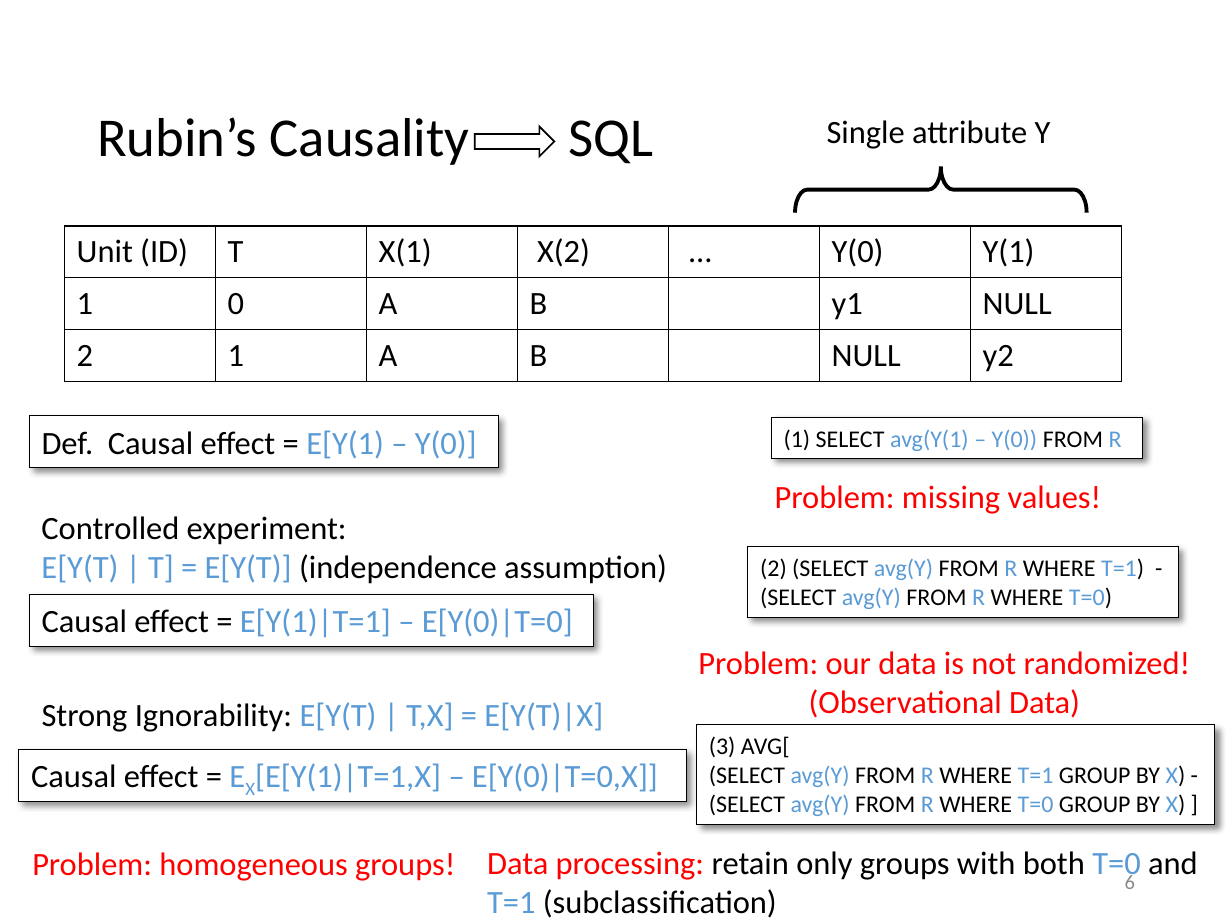
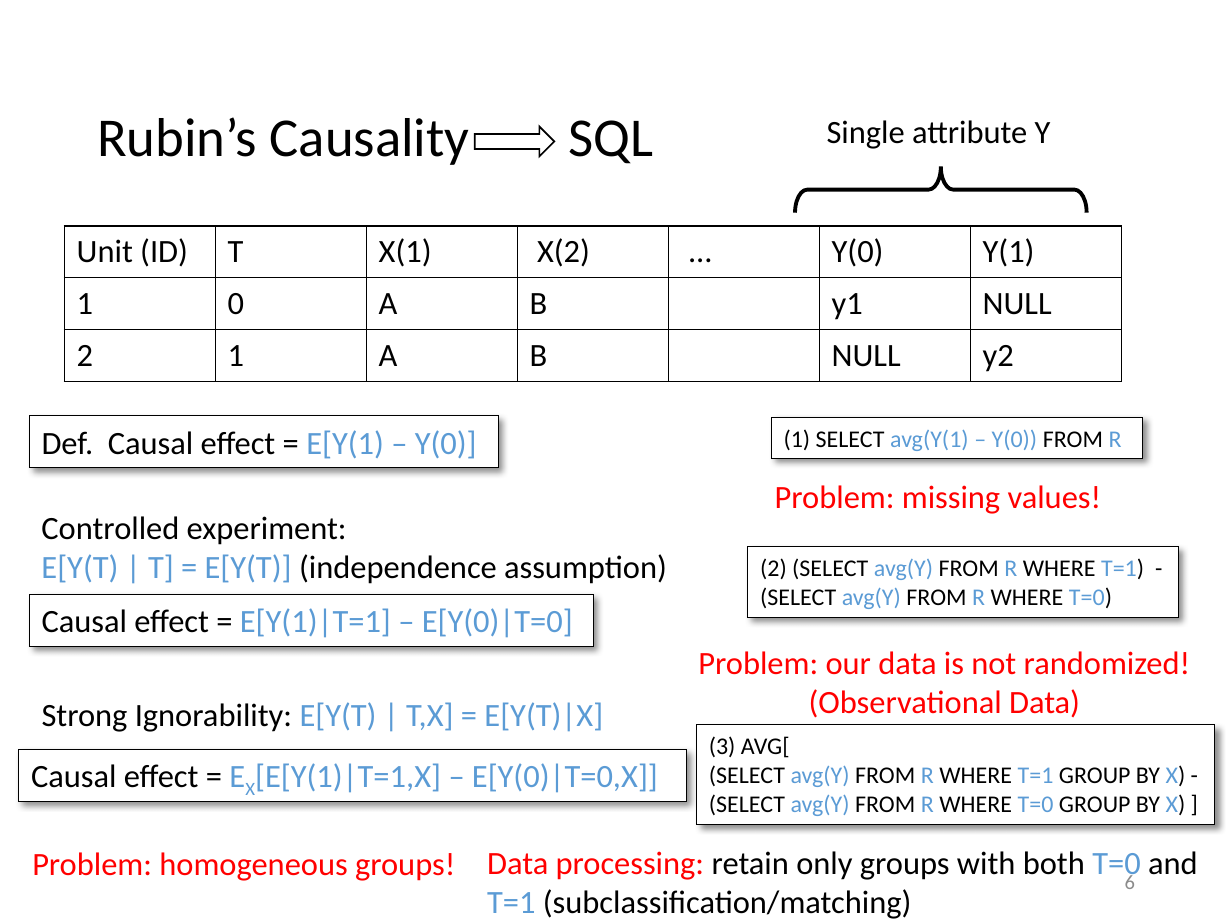
Before and after one commit to uwdb/website, a slide deck: slide 6 of events/database_day/2016/slides/causality_BD.pptx. Drawn at 1232x924 pixels with LibreOffice and Linux fonts; fonts in the diff are those of the drawing. Boxes give left, top, right and bottom in pixels: in the first picture for what was removed or moved away, otherwise in the second. Text is boxed around its words. In the diff, an @@ line names an element or a change of style, - is before the commit and + after.

Commit message:
Babak's slides added

```diff
--- a/events/database_day/2016/slides/causality_BD.pptx
+++ b/events/database_day/2016/slides/causality_BD.pptx
@@ text at bbox=[487, 851, 1198, 919]: text changed @@
-Data processing: retain only groups with both T=0 and T=1 (subclassification)
+Data processing: retain only groups with both T=0 and T=1 (subclassification/matching)
```
